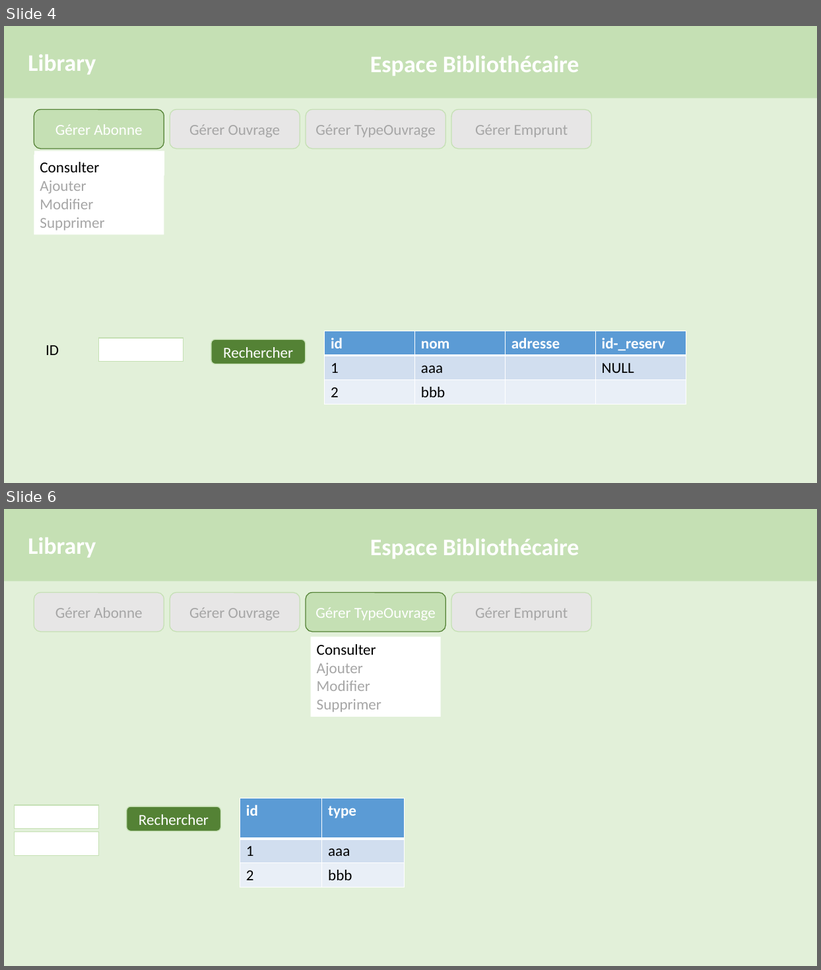
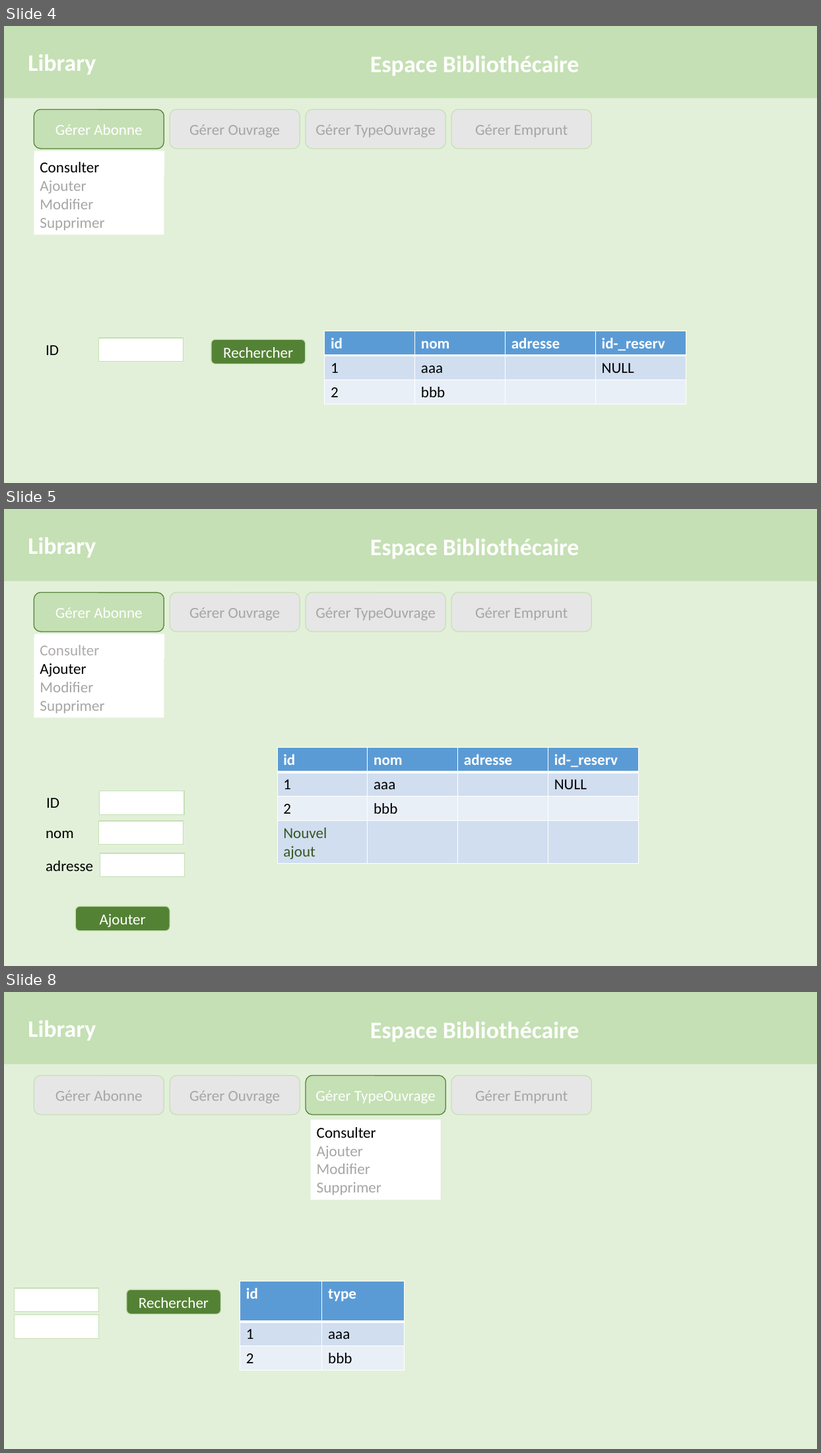
Before and after one commit to NajedSoumia/ProjetJEE, a slide deck: maquette.pptx. Shown one above the other, each under a label of ours: slides 4 and 6 before the commit, slides 4, 5 and 8 after it; the slides between them are not shown. The pictures are 821x970 and 821x1453 pixels, drawn with LibreOffice and Linux fonts; fonts in the diff are those of the drawing. Boxes give left, top, right and bottom in pixels: in the first picture for what was removed or moved away, otherwise in the second. Text is boxed around its words. In the diff, an @@ line names an element or a change of style, - is before the commit and + after.

```diff
--- a/maquette.pptx
+++ b/maquette.pptx
@@ slide 5 added at (4, 509, 817, 966), background #FFFFFF @@
@@ rectangle added at (4, 509, 817, 966), fill #E2F0D9 @@
@@ rectangle added at (4, 509, 817, 582), fill #C5E0B4 @@
@@ text added at (28, 537, 96, 558), 28 pt, text #FFFFFF, bold @@
+Library
@@ text added at (370, 539, 580, 559), 28 pt, text #FFFFFF, bold @@
+Espace Bibliothécaire
@@ rounded rectangle added at (34, 593, 164, 632), fill #C5E0B4, outline #548235 1 pt, 18 pt, text #FFFFFF @@
+Gérer Abonne
@@ rounded rectangle added at (170, 593, 300, 632), fill #E7E6E6, outline #C5E0B4 1 pt, 18 pt, text #A6A6A6 @@
+Gérer Ouvrage
@@ rounded rectangle added at (306, 593, 446, 632), fill #E7E6E6, outline #C5E0B4 1 pt, 18 pt, text #A6A6A6 @@
+Gérer TypeOuvrage
@@ rounded rectangle added at (451, 593, 592, 632), fill #E7E6E6, outline #C5E0B4 1 pt, 18 pt, text #A6A6A6 @@
+Gérer Emprunt
@@ rectangle added at (34, 638, 164, 718), fill #FFFFFF, 18 pt, text #A6A6A6 @@
+Consulter
+Ajouter
+Modifier
+Supprimer
@@ rectangle added at (34, 634, 164, 658), fill #FFFFFF, 18 pt, text #000000 @@
+Consulter
@@ table added at (277, 748, 638, 864), 4 rows, 4 columns @@
+id | nom | adresse | id-_reserv
+1 | aaa |  | NULL
+2 | bbb |  | 
+Nouvel ajout |  |  | 
@@ text added at (46, 798, 59, 808), 18 pt, text #000000 @@
+ID
@@ rectangle added at (100, 791, 185, 815), fill #FFFFFF, outline #C5E0B4 1 pt @@
@@ rectangle added at (98, 821, 184, 845), fill #FFFFFF, outline #C5E0B4 1 pt @@
@@ text added at (46, 830, 74, 838), 18 pt, text #000000 @@
+nom
@@ text added at (46, 861, 93, 871), 18 pt, text #000000 @@
+adresse
@@ rectangle added at (100, 854, 185, 877), fill #FFFFFF, outline #C5E0B4 1 pt @@
@@ rounded rectangle added at (75, 907, 170, 931), fill #548235, outline #C5E0B4 1 pt, 18 pt, text #FFFFFF @@
+Ajouter
@@ what was slide 6 is now slide 8 @@
```
Also in this commit, not shown: 1 slide changed, 2 other slides added, 2 other files.
